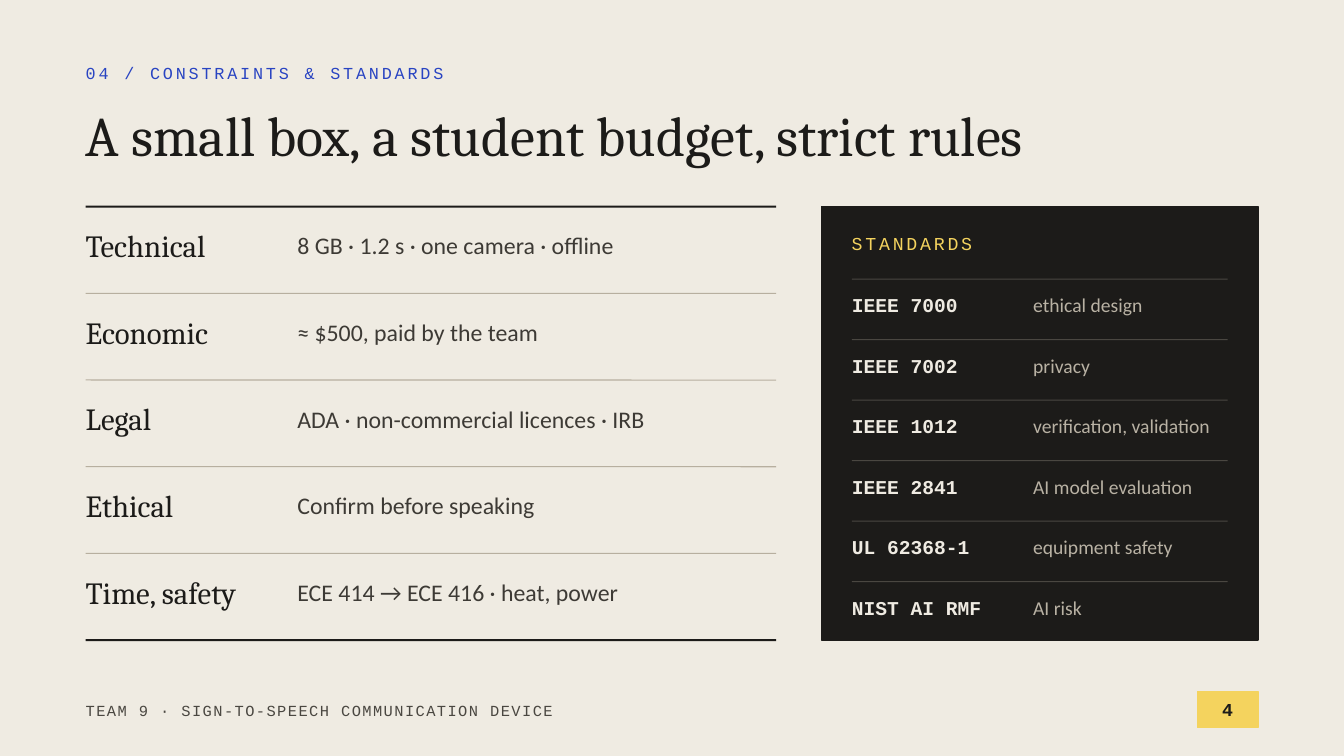
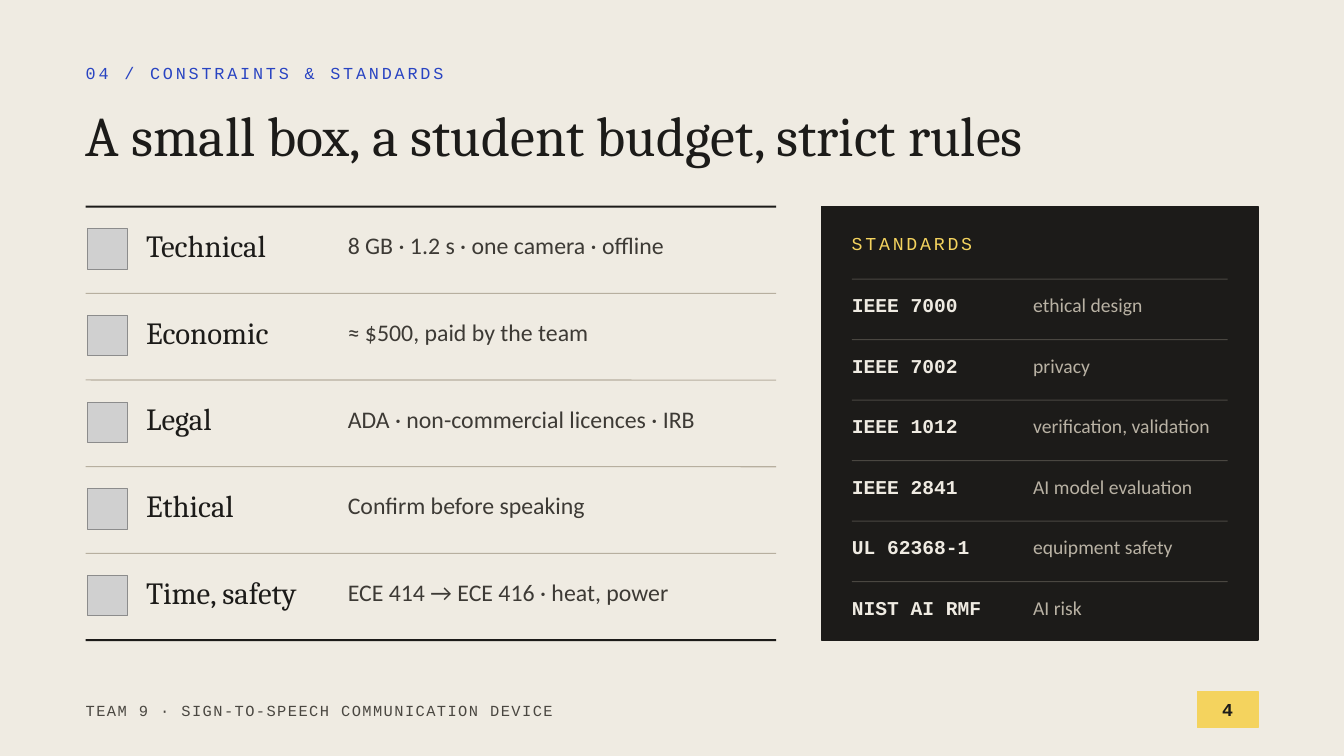
Before and after one commit to anxious956/Multilingual-Sign-to-Speech-Communication-Device, a slide deck: slide 4 of docs/presentation/Team9_Proposal_Presentation.pptx. Drawn at 1344x756 pixels with LibreOffice and Linux fonts; fonts in the diff are those of the drawing; grey boxes stand for pictures. Boxes give left, top, right and bottom in pixels: in the first picture for what was removed or moved away, otherwise in the second. Text is boxed around its words. In the diff, an @@ line names an element or a change of style, - is before the commit and + after.

```diff
--- a/docs/presentation/Team9_Proposal_Presentation.pptx
+++ b/docs/presentation/Team9_Proposal_Presentation.pptx
@@ picture added at (88, 229, 128, 269) @@
@@ text "Technical": place and size @@
-text "Technical" at (86, 235, 206, 258)
+text "Technical" at (146, 235, 266, 258)
@@ text "8 GB · 1.2 s ...": place and size @@
-text "8 GB · 1.2 s ..." at (297, 237, 614, 254)
+text "8 GB · 1.2 s ..." at (348, 237, 664, 254)
@@ picture added at (88, 316, 128, 356) @@
@@ text "Economic": place and size @@
-text "Economic" at (86, 323, 209, 345)
+text "Economic" at (146, 323, 269, 345)
@@ text "≈ $500, paid by the ...": place and size @@
-text "≈ $500, paid by the ..." at (315, 324, 538, 345)
+text "≈ $500, paid by the ..." at (365, 324, 588, 345)
@@ picture added at (88, 402, 128, 443) @@
@@ text "Legal": place and size @@
-text "Legal" at (86, 408, 152, 437)
+text "Legal" at (146, 408, 212, 437)
@@ text "ADA · non-commercial licences · ...": place and size @@
-text "ADA · non-commercial licences · ..." at (297, 411, 644, 428)
+text "ADA · non-commercial licences · ..." at (348, 411, 695, 428)
@@ picture added at (88, 489, 128, 529) @@
@@ text "Ethical": place and size @@
-text "Ethical" at (86, 495, 174, 518)
+text "Ethical" at (146, 495, 234, 518)
@@ text "Confirm before speaking": place and size @@
-text "Confirm before speaking" at (297, 497, 534, 518)
+text "Confirm before speaking" at (348, 497, 585, 518)
@@ picture added at (88, 576, 128, 616) @@
@@ text "Time, safety": place and size @@
-text "Time, safety" at (86, 582, 236, 611)
+text "Time, safety" at (146, 582, 296, 611)
@@ text "ECE 414 → ECE 416 ...": place and size @@
-text "ECE 414 → ECE 416 ..." at (297, 584, 618, 605)
+text "ECE 414 → ECE 416 ..." at (348, 584, 668, 605)
```
Also in this commit, not shown: 5 other slides changed, 2 other files.
